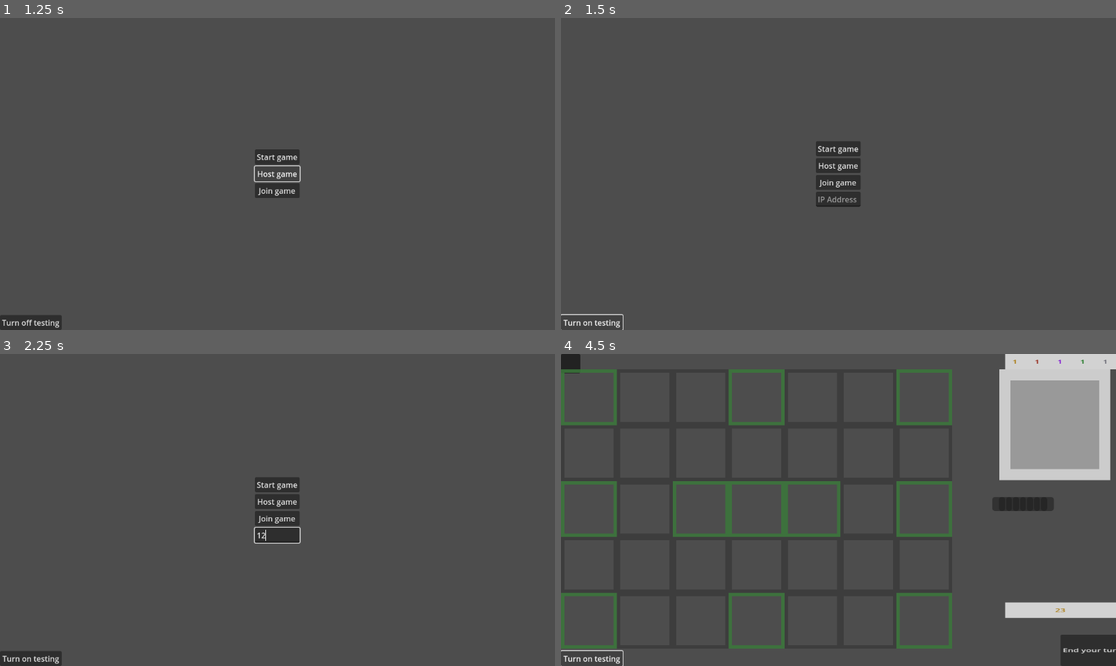
Above: before the commit, frames 1-4 (two rows, left to right).
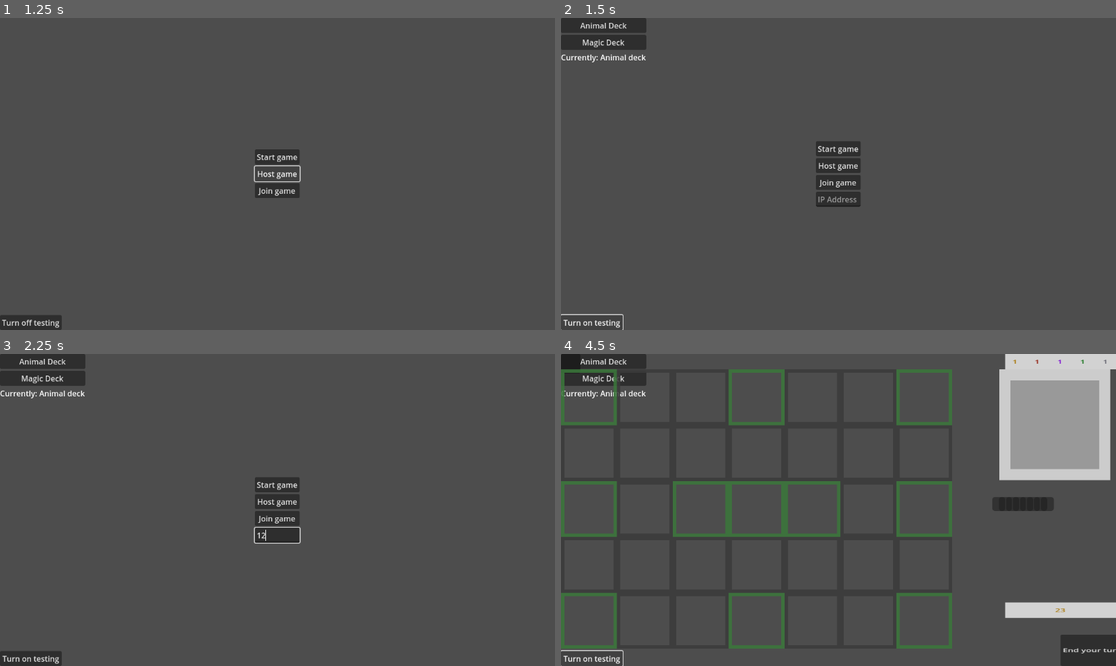
Above: after the commit, the same moments.

Repository: EVKoene/fiber
Game: Godot game, scene res://MainMenu.tscn
The game is run twice, just before and just after one commit, with the same random seed, the same clock (stepped at 60 frames per second) and the same inputs.
Inputs (mouse positions are in pixels of both pictures, inside the frame that each line leads up to):
- Up to frame 1 (1.25 s): click "Host game" at 0.5 s
- Up to frame 2 (1.5 s): click "Turn off testing" at 1.25 s
- Up to frame 3 (2.25 s): click (277, 534) at 2.02 s; type "12" at 2.1 s
- Up to frame 4 (4.5 s): click "Turn on testing" at 2.75 s; click "Start game" at 3.5 s; click "Turn off testing" at 4.25 s

Frame 1 is identical in both runs. In frame 2, 1.6% of the frame differs, in the area x 0-16%, y 0-15%; in frame 3, 1.6%; in frame 4, 1.2%.
Error in both runs: Invalid access to property or key '0' on a base object of type 'Dictionary'. (res://map/BattleMap.gd:59)

Commit message:
Add deck buttons

Diff:
--- a/MainMenu.gd
+++ b/MainMenu.gd
@@ -3,6 +3,7 @@
 @export var address := "127.0.0.1"
 @export var port = 8910
 var peer
+var deck := DeckCollection.player_testing_deck
 
 func _ready():
 	multiplayer.peer_connected.connect(peer_connected)
@@ -29,12 +30,6 @@
 
 func connected_to_server() -> void:
 	print("Connected to server!")
-	var deck: Dictionary
-	if GameManager.testing:
-		deck = DeckCollection.player_testing_deck
-	else:
-		deck = DeckCollection.animal_deck
-
 	# This will only work as long as we have max 2 players
 	_add_player_to_gamemanager.rpc_id(
 		1, 2, multiplayer.get_unique_id(), "Player2", deck
@@ -86,11 +81,6 @@
 
 	multiplayer.set_multiplayer_peer(peer)
 	print("Waiting for players")
-	var deck: Dictionary
-	if GameManager.testing:
-		deck = DeckCollection.player_testing_deck
-	else:
-		deck = DeckCollection.animal_deck
 
 	_add_player_to_gamemanager(
 		1, multiplayer.get_unique_id(), "Player1", deck
@@ -115,7 +105,19 @@
 		$TestingButton.text = "Turn on testing"
 		GameManager.testing = false
 		$CenterContainer/VBoxContainer/IPAddress.show()
+		$DeckButtons.show()
 	else:
 		$TestingButton.text = "Turn off testing"
 		GameManager.testing = true
 		$CenterContainer/VBoxContainer/IPAddress.hide()
+		$DeckButtons.hide()
+
+
+func _on_animal_deck_button_pressed():
+	deck = DeckCollection.animal_deck
+	$DeckButtons/CurrentDeck.text = "Currently: Animal deck"
+
+
+func _on_magic_deck_button_pressed():
+	deck = DeckCollection.magic_deck
+	$DeckButtons/CurrentDeck.text = "Currently: Magic deck"
--- a/MainMenu.tscn
+++ b/MainMenu.tscn
@@ -52,7 +52,27 @@
 grow_vertical = 0
 text = "Turn off testing"
 
+[node name="DeckButtons" type="VBoxContainer" parent="."]
+visible = false
+layout_mode = 0
+offset_right = 40.0
+offset_bottom = 40.0
+
+[node name="AnimalDeckButton" type="Button" parent="DeckButtons"]
+layout_mode = 2
+text = "Animal Deck"
+
+[node name="MagicDeckButton" type="Button" parent="DeckButtons"]
+layout_mode = 2
+text = "Magic Deck"
+
+[node name="CurrentDeck" type="Label" parent="DeckButtons"]
+layout_mode = 2
+text = "Currently: Animal deck"
+
 [connection signal="pressed" from="CenterContainer/VBoxContainer/Start" to="." method="_on_start_pressed"]
 [connection signal="pressed" from="CenterContainer/VBoxContainer/Host" to="." method="_on_host_pressed"]
 [connection signal="pressed" from="CenterContainer/VBoxContainer/Join" to="." method="_on_join_pressed"]
 [connection signal="pressed" from="TestingButton" to="." method="_on_testing_button_pressed"]
+[connection signal="pressed" from="DeckButtons/AnimalDeckButton" to="." method="_on_animal_deck_button_pressed"]
+[connection signal="pressed" from="DeckButtons/MagicDeckButton" to="." method="_on_magic_deck_button_pressed"]
